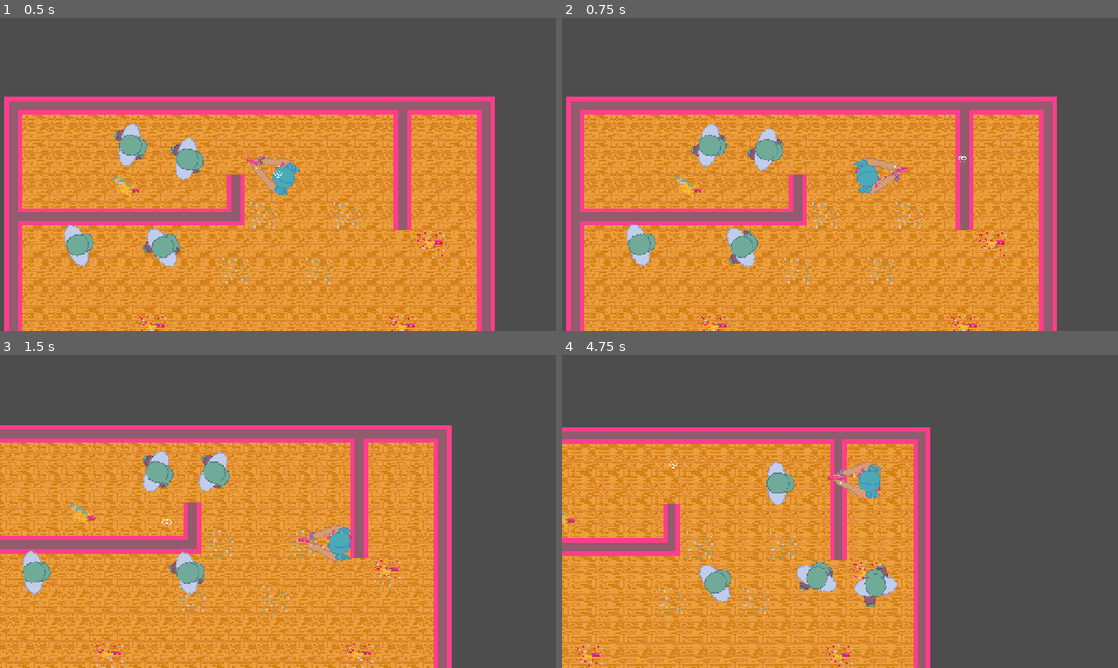
Above: before the commit, frames 1-4 (two rows, left to right).
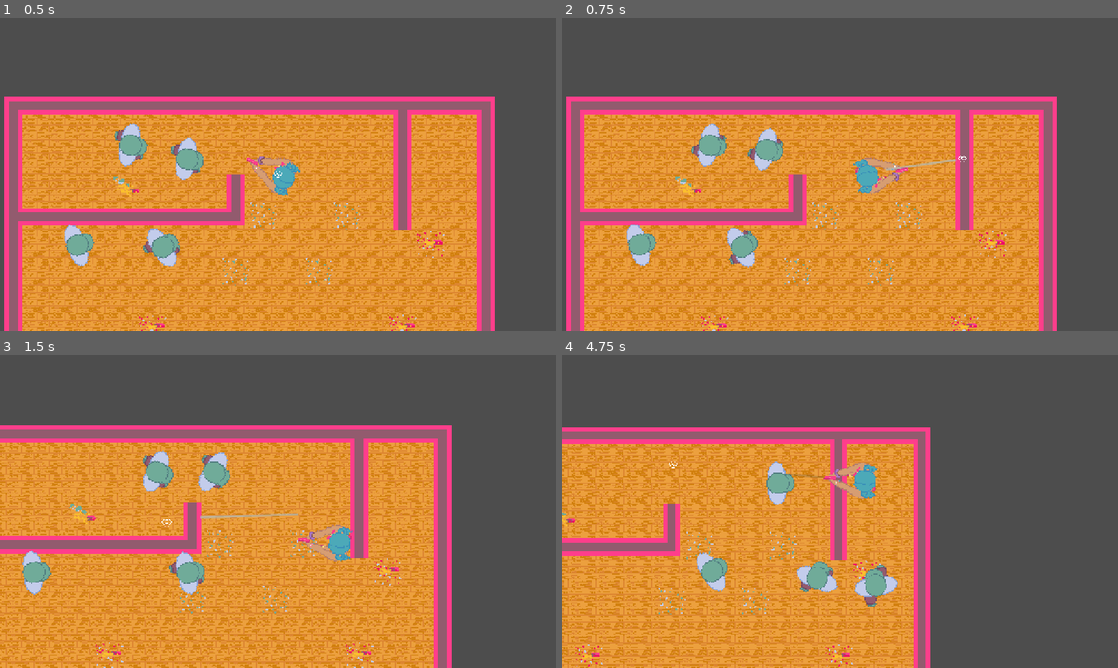
Above: after the commit, the same moments.

Repository: maxwell-github78/serious-game-jam-new
Game: Godot game, scene res://game/game.tscn
Two runs of this game, one before a commit and one after it. Both use one fixed random seed, a clock stepped at 60 frames per second and the inputs below.
Inputs (mouse positions are in pixels of both pictures, inside the frame that each line leads up to):
- Up to frame 1 (0.5 s): no input
- Up to frame 2 (0.75 s): move the mouse to (962, 158) at 0.52 s; hold Right (ui_right) from 0.53 s (still down); click (962, 158) at 0.6 s
- Up to frame 3 (1.5 s): move the mouse to (166, 527) at 1.27 s; release Right (ui_right) at 1.28 s; hold Down (ui_down) from 1.28 s (still down); click (166, 527) at 1.35 s
- Up to frame 4 (4.75 s): move the mouse to (895, 442) at 2.02 s; release Down (ui_down) at 2.03 s; hold Right (ui_right) 2.03-2.78 s; click (895, 442) at 2.1 s; move the mouse to (812, 574) at 2.77 s; hold Up (ui_up) 2.78-3.53 s; click (812, 574) at 2.85 s; move the mouse to (1006, 558) at 3.52 s; hold Left (ui_left) from 3.53 s (still down); click (1006, 558) at 3.6 s; move the mouse to (673, 464) at 4.27 s; click (673, 464) at 4.35 s

Frame 1 is identical in both runs. In frame 2, 0.1% of the frame differs, in the area x 58-71%, y 45-49%; in frame 3, 0.1%; in frame 4, 1.3%, in the area x 24-61%, y 34-81%.

Commit message:
Added health component and gun trail

Diff:
--- a/assets/tilesets/floors.tres
+++ b/assets/tilesets/floors.tres
@@ -1,7 +1,39 @@
 [gd_resource type="TileSet" format=3 uid="uid://baej84nvk5j8b"]
 
 [ext_resource type="Texture2D" uid="uid://3k33pyw55ws4" path="res://assets/textures/room_sheet.png" id="1_71k6k"]
+[ext_resource type="Texture2D" uid="uid://pai6fcmkbnye" path="res://assets/textures/other-floor.png" id="1_s2w81"]
 [ext_resource type="Texture2D" uid="uid://crke2fit5x5er" path="res://assets/textures/stairs.png" id="2_28m31"]
+[ext_resource type="Texture2D" uid="uid://trwmtfvvd61u" path="res://assets/textures/kitchen-floor.png" id="2_kdye2"]
+
+[sub_resource type="TileSetAtlasSource" id="TileSetAtlasSource_dam1c"]
+texture = ExtResource("1_s2w81")
+texture_region_size = Vector2i(32, 32)
+0:0/0 = 0
+1:0/0 = 0
+2:0/0 = 0
+0:1/0 = 0
+1:1/0 = 0
+2:1/0 = 0
+0:2/0 = 0
+1:2/0 = 0
+2:2/0 = 0
+0:3/0 = 0
+
+[sub_resource type="TileSetAtlasSource" id="TileSetAtlasSource_o5fab"]
+texture = ExtResource("2_kdye2")
+texture_region_size = Vector2i(32, 32)
+0:0/0 = 0
+1:0/0 = 0
+2:0/0 = 0
+0:1/0 = 0
+1:1/0 = 0
+2:1/0 = 0
+0:2/0 = 0
+1:2/0 = 0
+2:2/0 = 0
+0:3/0 = 0
+1:3/0 = 0
+2:3/0 = 0
 
 [sub_resource type="TileSetAtlasSource" id="TileSetAtlasSource_28m31"]
 texture = ExtResource("1_71k6k")
@@ -35,3 +67,5 @@
 tile_size = Vector2i(32, 32)
 sources/3 = SubResource("TileSetAtlasSource_28m31")
 sources/4 = SubResource("TileSetAtlasSource_c3ti5")
+sources/0 = SubResource("TileSetAtlasSource_dam1c")
+sources/1 = SubResource("TileSetAtlasSource_o5fab")
--- /dev/null
+++ b/assets/tilesets/half-height.tres
@@ -0,0 +1,148 @@
+[gd_resource type="TileSet" format=3 uid="uid://bxrg4jb5u6em"]
+
+[ext_resource type="Texture2D" uid="uid://brsr0n3pt8fqb" path="res://assets/textures/obstacles.png" id="1_8aou2"]
+
+[sub_resource type="TileSetAtlasSource" id="TileSetAtlasSource_tcd82"]
+texture = ExtResource("1_8aou2")
+texture_region_size = Vector2i(32, 32)
+1:0/0 = 0
+2:0/0 = 0
+8:0/0 = 0
+9:0/0 = 0
+10:0/0 = 0
+11:0/0 = 0
+0:1/0 = 0
+1:1/0 = 0
+2:1/0 = 0
+3:1/0 = 0
+4:1/0 = 0
+5:1/0 = 0
+6:1/0 = 0
+7:1/0 = 0
+8:1/0 = 0
+9:1/0 = 0
+10:1/0 = 0
+11:1/0 = 0
+0:2/0 = 0
+1:2/0 = 0
+2:2/0 = 0
+3:2/0 = 0
+4:2/0 = 0
+4:2/0/physics_layer_0/polygon_0/points = PackedVector2Array(-5, -16, -4, -8, 5, 4, 16, 4, 16, -16)
+5:2/0 = 0
+5:2/0/physics_layer_0/polygon_0/points = PackedVector2Array(5, -16, 4, -8, -5, 4, -16, 4, -16, -16)
+6:2/0 = 0
+7:2/0 = 0
+8:2/0 = 0
+9:2/0 = 0
+10:2/0 = 0
+11:2/0 = 0
+9:3/0 = 0
+10:3/0 = 0
+0:4/0 = 0
+1:4/0 = 0
+2:4/0 = 0
+3:4/0 = 0
+4:4/0 = 0
+5:4/0 = 0
+6:4/0 = 0
+7:4/0 = 0
+8:4/0 = 0
+9:4/0 = 0
+10:4/0 = 0
+11:4/0 = 0
+0:5/0 = 0
+1:5/0 = 0
+2:5/0 = 0
+3:5/0 = 0
+4:5/0 = 0
+5:5/0 = 0
+6:5/0 = 0
+7:5/0 = 0
+9:5/0 = 0
+10:5/0 = 0
+0:6/0 = 0
+1:6/0 = 0
+2:6/0 = 0
+3:6/0 = 0
+4:6/0 = 0
+5:6/0 = 0
+6:6/0 = 0
+7:6/0 = 0
+0:7/0 = 0
+1:7/0 = 0
+2:7/0 = 0
+3:7/0 = 0
+0:8/0 = 0
+1:8/0 = 0
+2:8/0 = 0
+3:8/0 = 0
+8:8/0 = 0
+9:8/0 = 0
+10:8/0 = 0
+11:8/0 = 0
+0:9/0 = 0
+1:9/0 = 0
+2:9/0 = 0
+3:9/0 = 0
+5:9/0 = 0
+6:9/0 = 0
+8:9/0 = 0
+9:9/0 = 0
+10:9/0 = 0
+11:9/0 = 0
+0:10/0 = 0
+1:10/0 = 0
+2:10/0 = 0
+3:10/0 = 0
+5:10/0 = 0
+6:10/0 = 0
+8:10/0 = 0
+9:10/0 = 0
+10:10/0 = 0
+11:10/0 = 0
+0:11/0 = 0
+1:11/0 = 0
+2:11/0 = 0
+3:11/0 = 0
+8:11/0 = 0
+9:11/0 = 0
+10:11/0 = 0
+11:11/0 = 0
+0:12/0 = 0
+1:12/0 = 0
+2:12/0 = 0
+3:12/0 = 0
+4:12/0 = 0
+5:12/0 = 0
+6:12/0 = 0
+7:12/0 = 0
+0:13/0 = 0
+1:13/0 = 0
+2:13/0 = 0
+3:13/0 = 0
+4:13/0 = 0
+5:13/0 = 0
+6:13/0 = 0
+7:13/0 = 0
+0:14/0 = 0
+1:14/0 = 0
+2:14/0 = 0
+3:14/0 = 0
+4:14/0 = 0
+5:14/0 = 0
+6:14/0 = 0
+7:14/0 = 0
+0:15/0 = 0
+1:15/0 = 0
+2:15/0 = 0
+3:15/0 = 0
+4:15/0 = 0
+5:15/0 = 0
+6:15/0 = 0
+7:15/0 = 0
+
+[resource]
+physics_layer_0/collision_layer = 9
+physics_layer_0/collision_mask = 0
+sources/0 = SubResource("TileSetAtlasSource_tcd82")
--- a/assets/tilesets/walls.tres
+++ b/assets/tilesets/walls.tres
@@ -1,6 +1,7 @@
 [gd_resource type="TileSet" format=3 uid="uid://p8oo521v1kj7"]
 
 [ext_resource type="Texture2D" uid="uid://3k33pyw55ws4" path="res://assets/textures/room_sheet.png" id="1_h758o"]
+[ext_resource type="Texture2D" uid="uid://liw6hgwws3ub" path="res://assets/textures/rugs.png" id="2_62u4q"]
 [ext_resource type="Texture2D" uid="uid://cxxypyilnahq7" path="res://assets/textures/missing.png" id="2_uxn5k"]
 [ext_resource type="Texture2D" uid="uid://brsr0n3pt8fqb" path="res://assets/textures/obstacles.png" id="3_4gueg"]
 
@@ -28,6 +29,22 @@
 0:1/0 = 0
 0:1/0/physics_layer_0/polygon_0/points = PackedVector2Array(-10, -16, -10, 11, 16, 11, 16, -9, 10, -9, 10, -16)
 
+[sub_resource type="TileSetAtlasSource" id="TileSetAtlasSource_8r5bf"]
+texture = ExtResource("2_62u4q")
+texture_region_size = Vector2i(32, 32)
+0:0/0 = 0
+1:0/0 = 0
+2:0/0 = 0
+3:0/0 = 0
+0:1/0 = 0
+1:1/0 = 0
+2:1/0 = 0
+3:1/0 = 0
+0:2/0 = 0
+1:2/0 = 0
+0:3/0 = 0
+1:3/0 = 0
+
 [sub_resource type="TileSetAtlasSource" id="TileSetAtlasSource_4gueg"]
 texture = ExtResource("2_uxn5k")
 texture_region_size = Vector2i(32, 32)
@@ -52,8 +69,9 @@
 
 [resource]
 tile_size = Vector2i(32, 32)
-physics_layer_0/collision_layer = 12
-physics_layer_0/collision_mask = 3
+physics_layer_0/collision_layer = 255
+physics_layer_0/collision_mask = 255
 sources/0 = SubResource("TileSetAtlasSource_uxn5k")
 sources/2 = SubResource("TileSetAtlasSource_4gueg")
 sources/4 = SubResource("TileSetAtlasSource_62u4q")
+sources/1 = SubResource("TileSetAtlasSource_8r5bf")
--- a/bullet/bullet.gd
+++ b/bullet/bullet.gd
@@ -4,6 +4,7 @@
 var velocity: Vector2
 var walls: TileMapLayer
 var n: int
+var damage: int = 10
 
 @onready var sprite := $Sprite2D
 
@@ -24,6 +25,9 @@
 		n += 1
 
 func collision(body: Node2D) -> void:
-	#print(body)
+	print("hit projectile: ", body)
+	for child in body.get_children():
+		if child is HealthComponent:
+			child.take_damage(damage)
 
 	queue_free()
--- a/gun/hitscan_component.gd
+++ b/components/gun/hitscan_component.gd
@@ -3,19 +3,28 @@
 
 @export_category("Shooting")
 @export var max_range = 1000.0
+@export var damage: int = 10
 
 func shoot() -> void:
-	if rounds > 0:
+	if rounds > 0 or infinite_ammo:
+		rounds -= 1
 		var direction := get_global_mouse_position() - parent.position
 		direction = direction.normalized()
 		var space_state = get_world_2d().direct_space_state
 		var query = PhysicsRayQueryParameters2D.create(parent.bullet_start.global_position, parent.bullet_start.global_position + direction * max_range)
 		var result := space_state.intersect_ray(query)
+		var trail: Trail
 		parent.velocity += -direction * gun_knockback_acceleration
 		if result:
+			trail = Trail.new(parent.bullet_start.global_position, result.position)
 			print("hit: ", result.collider)
+			for child in result.collider.get_children():
+				if child is HealthComponent:
+					child.take_damage(damage)
 
 		else:
+			trail = Trail.new(parent.bullet_start.global_position, parent.bullet_start.global_position + direction * max_range)
 			print("miss")
+		parent.game.projectiles.add_child(trail)
 	else:
 		print("out of ammo")
--- /dev/null
+++ b/components/gun/trail.gd
@@ -0,0 +1,16 @@
+extends Node2D
+class_name Trail
+
+var start_position: Vector2
+var end_position: Vector2
+var tween := create_tween()
+
+func _init(start: Vector2, end: Vector2) -> void:
+	start_position = start
+	end_position = end
+	tween.tween_property(self, "modulate", Color(0, 0, 0, 0), 0.5)
+	tween.finished.connect(queue_free)
+
+
+func _draw():
+	draw_line(start_position, end_position, Color.AZURE, 1.0, true)
--- /dev/null
+++ b/components/health_component.gd
@@ -0,0 +1,19 @@
+extends Node
+class_name HealthComponent
+
+var max_health: int
+var health: int
+var parent: CharacterBody2D
+
+func _init(starting_health: int) -> void:
+	max_health = starting_health
+	health = starting_health
+
+
+func take_damage(amount: int) -> void:
+	parent = get_parent()
+	health -= amount
+	clamp(health, 0, max_health)
+	if health <= 0:
+		print("killed")
+		parent.death()
--- a/enemy/enemy.gd
+++ b/enemy/enemy.gd
@@ -10,10 +10,14 @@
 @export var throw_time = 3.0
 @export var throw_time_randomness = 2.0
 
+@export_category("Combat")
+@export var starting_health: int = 20
+
 @onready var game: Game = get_parent().get_parent()
 @onready var tilemap
 @onready var bullet_start = $"Bullet Start"
 @onready var gun = HitscanComponent.new()
+@onready var health_component = HealthComponent.new(starting_health)
 
 @onready var body: AnimatedSprite2D = $Body
 @onready var navigation: NavigationAgent2D = $NavigationAgent2D
@@ -31,6 +35,8 @@
 var offset: Vector2
 
 func _ready() -> void:
+	add_child(health_component)
+
 	player = game.player
 
 	navigation.velocity_computed.connect(_move)
@@ -62,6 +68,8 @@
 	if body.animation == "throwing" and body.frame == 3 and not thrown:
 		throw()
 
+func death() -> void:
+	queue_free()
 
 func _physics_process(delta: float) -> void:
 	prev_delta = delta
--- a/player/player.gd
+++ b/player/player.gd
@@ -5,9 +5,13 @@
 @export var max_speed = 200.0
 @export var friction = 0.2
 
+@export_category("Combat")
+@export var starting_health: int = 100
+
 @onready var game: Game = get_parent()
 @onready var bullet_start = $"Bullet Start"
 @onready var gun = HitscanComponent.new()
+@onready var health_component = HealthComponent.new(starting_health)
 
 @onready var lower: AnimatedSprite2D = $LowerBody
 @onready var upper: AnimatedSprite2D = $UpperBody
@@ -16,6 +20,7 @@
 
 func _ready():
 	add_child(gun)
+	add_child(health_component)
 	gun.parent = self
 
 func _physics_process(delta: float) -> void:
@@ -67,3 +72,6 @@
 func _look_at_mouse() -> void:
 	var mouse_pos = get_global_mouse_position()
 	look_at(mouse_pos)
+
+func death() -> void:
+	print("player dead")
--- a/player/player.tscn
+++ b/player/player.tscn
@@ -74,15 +74,15 @@
 radius = 12.0
 height = 42.0
 
-[sub_resource type="RectangleShape2D" id="RectangleShape2D_yllr7"]
-size = Vector2(14, 4)
-
 [sub_resource type="CapsuleShape2D" id="CapsuleShape2D_yllr7"]
 radius = 11.0
 height = 24.0
 
+[sub_resource type="RectangleShape2D" id="RectangleShape2D_yllr7"]
+size = Vector2(14, 4)
+
 [node name="Player" type="CharacterBody2D" unique_id=1113642636]
-collision_mask = 12
+collision_mask = 108
 motion_mode = 1
 script = ExtResource("1_onrkg")
 
@@ -112,10 +112,10 @@
 drag_horizontal_enabled = true
 drag_vertical_enabled = true
 
+[node name="CollisionShape2D3" type="CollisionShape2D" parent="." unique_id=366115580]
+position = Vector2(15, 0)
+shape = SubResource("CapsuleShape2D_yllr7")
+
 [node name="CollisionShape2D2" type="CollisionShape2D" parent="." unique_id=1263726478]
 position = Vector2(33, 0)
 shape = SubResource("RectangleShape2D_yllr7")
-
-[node name="CollisionShape2D3" type="CollisionShape2D" parent="." unique_id=366115580]
-position = Vector2(15, 0)
-shape = SubResource("CapsuleShape2D_yllr7")
--- a/tilemap/rooms/room_base.tscn
+++ b/tilemap/rooms/room_base.tscn
@@ -24,8 +24,10 @@
 tile_set = ExtResource("2_jeaxl")
 
 [node name="PlayerSpawn" type="Marker2D" parent="." unique_id=1007084393]
+position = Vector2(-193, -46)
 
 [node name="PlayerLeave" type="Area2D" parent="." unique_id=1487636693]
 
 [node name="CollisionShape2D" type="CollisionShape2D" parent="PlayerLeave" unique_id=498312795]
+position = Vector2(192, -21)
 shape = SubResource("RectangleShape2D_1sf3f")
Binary file added: assets/textures/kitchen-floor.png
Not shown, added: assets/textures/kitchen-floor.png.import
Binary file added: assets/textures/other-floor.png
Not shown, added: assets/textures/other-floor.png.import
Binary file added: assets/textures/rugs.png
Not shown, added: assets/textures/rugs.png.import
Renamed: gun/gun_component.gd -> components/gun/gun_component.gd
Renamed: gun/gun_component.gd.uid -> components/gun/gun_component.gd.uid
Renamed: gun/hitscan_component.gd.uid -> components/gun/hitscan_component.gd.uid
Renamed: gun/projectile_component.gd -> components/gun/projectile_component.gd
Renamed: gun/projectile_component.gd.uid -> components/gun/projectile_component.gd.uid
Not shown, added: components/gun/trail.gd.uid
(and 1 more such lines)
